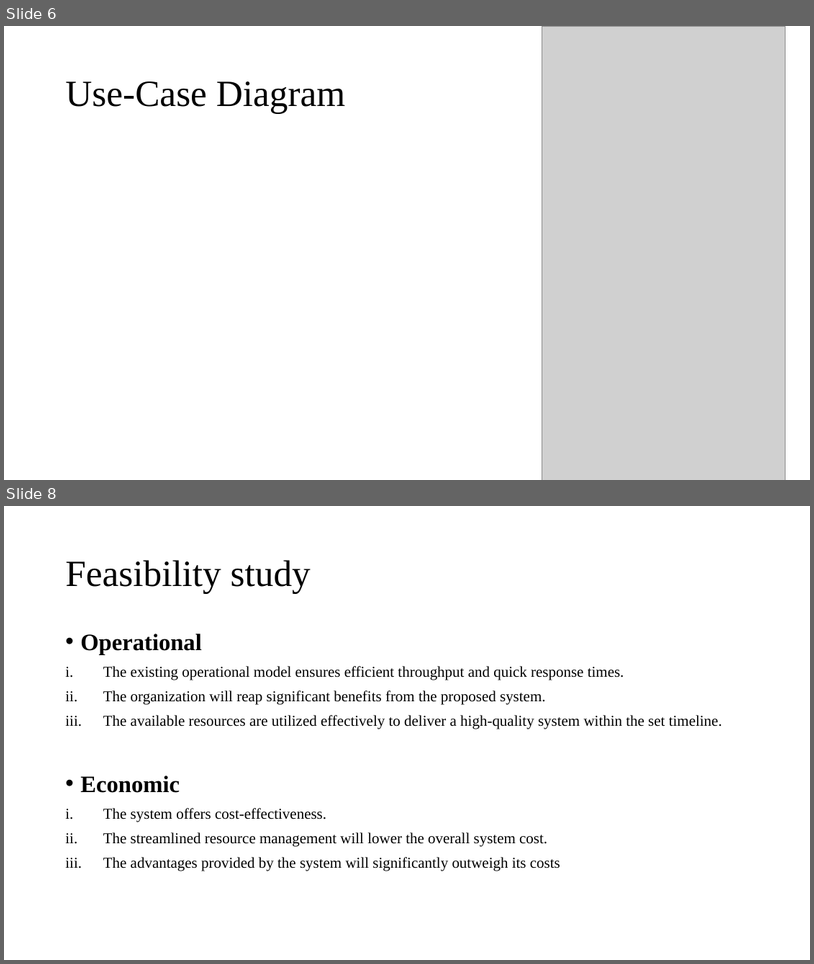
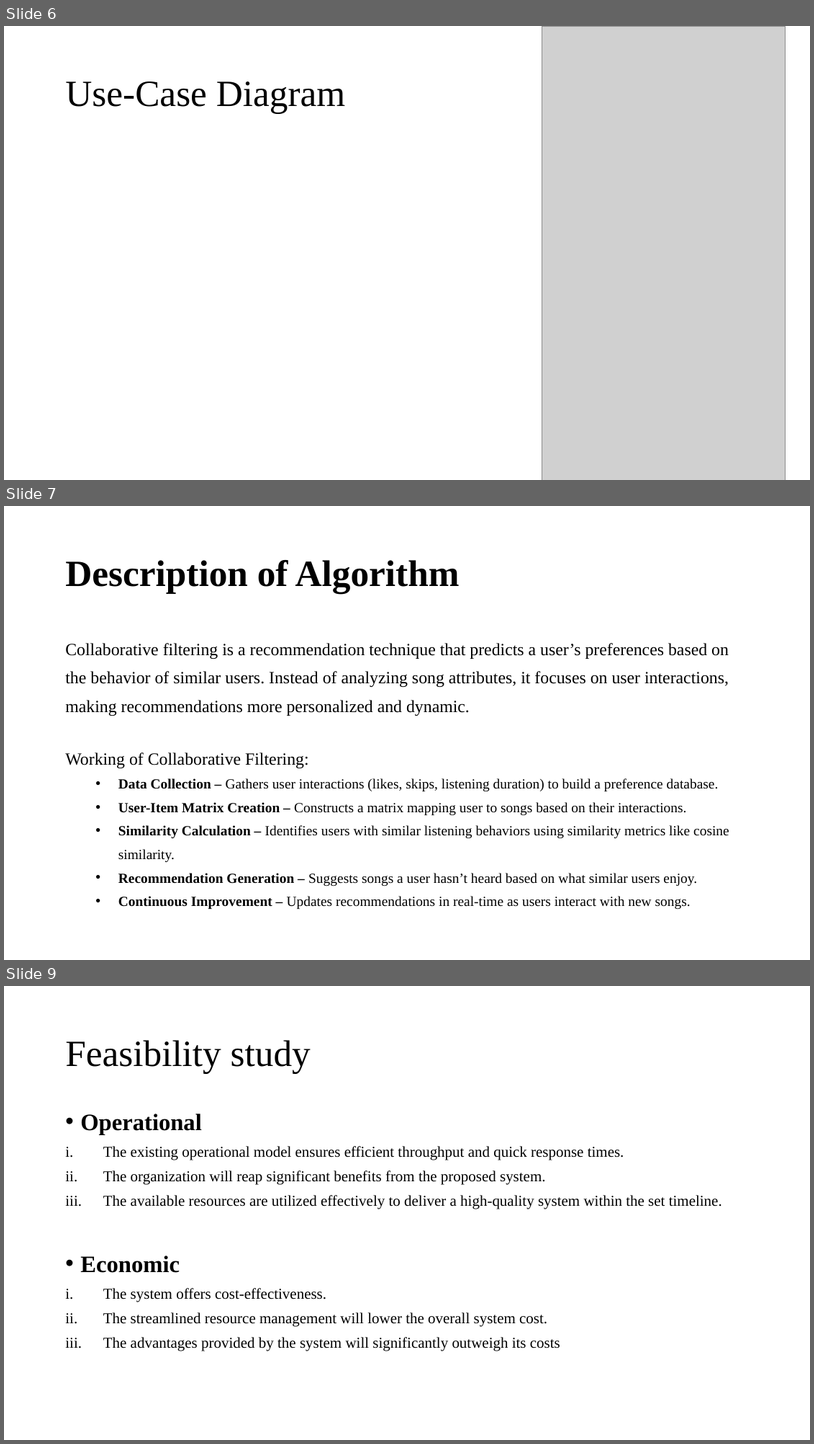
Before and after one commit to Hellsrest/Spotify-clone, a slide deck: proposal-defence/Music-streaming-platform-Project Proposal .pptx. Shown one above the other, each under a label of ours: slides 6 and 8 before the commit, slides 6, 7 and 9 after it; the slides between them are not shown. The pictures are 814x964 and 814x1444 pixels, drawn with LibreOffice and Linux fonts; fonts in the diff are those of the drawing; grey boxes stand for pictures. Boxes give left, top, right and bottom in pixels: in the first picture for what was removed or moved away, otherwise in the second. Text is boxed around its words. In the diff, an @@ line names an element or a change of style, - is before the commit and + after.

```diff
--- a/proposal-defence/Music-streaming-platform-Project Proposal .pptx
+++ b/proposal-defence/Music-streaming-platform-Project Proposal .pptx
@@ slide 7 added at <box>4,506,810,960</box>, background #FFFFFF @@
@@ title added at <box>65,560,460,593</box>, 44 pt, text #000000, bold @@
+Description of Algorithm
@@ text added at <box>65,643,730,908</box>, 16.6 pt, text #000000 @@
+Collaborative filtering is a recommendation technique that predicts a user’s preferences based on the behavior of similar users. Instead of analyzing song attributes, it focuses on user interactions, making recommendations more personalized and dynamic.
+Working of Collaborative Filtering:
+  • Data Collection – Gathers user interactions (likes, skips, listening duration) to build a preference database.
+  • User-Item Matrix Creation – Constructs a matrix mapping user to songs based on their interactions.
+  • Similarity Calculation – Identifies users with similar listening behaviors using similarity metrics like cosine similarity.
+  • Recommendation Generation – Suggests songs a user hasn’t heard based on what similar users enjoy.
+  • Continuous Improvement – Updates recommendations in real-time as users interact with new songs.
@@ what was slide 8 is now slide 9 @@
```
Also in this commit, not shown: 7 slides changed, 2 other slides added, 1 slide removed, 13 other files.
